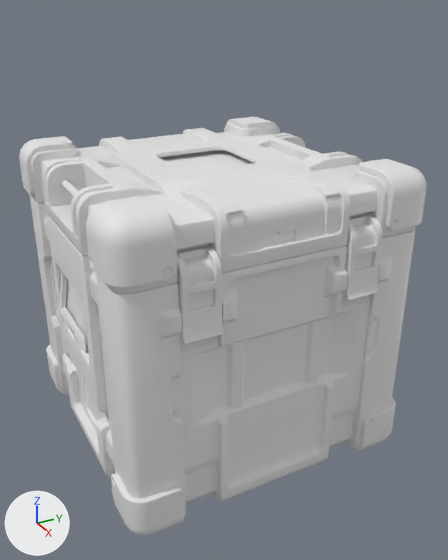
One commit to the Blender file blender/box.blend: the scene before it, then after it.
One viewpoint serves both versions: a 50 mm camera at (0.913, 1.119, 0.505) aimed at (0.038, 1.587, 0.039). The axes (+X, +Y, +Z) are drawn at lower left. The lights are the same throughout.

The first picture shows 'angles', 'cap', 'cargo_box', 'handles_box', 'locks'.
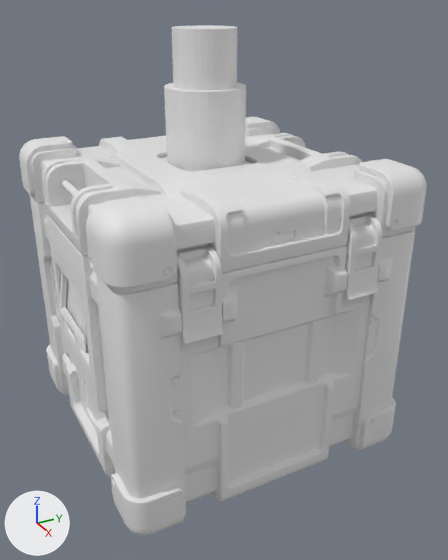
The change, as a list of edits to the scene's bpy script:
```text
Change ob_magnetic_tap:
    remove ob_magnetic_tap.hide_set(True)
```

Pixel boxes [x1, y1, x2, y2] of what changed, in the pictures (448 x 560 px):
'magnetic_tap', shown
    after: [162, 25, 252, 171]
